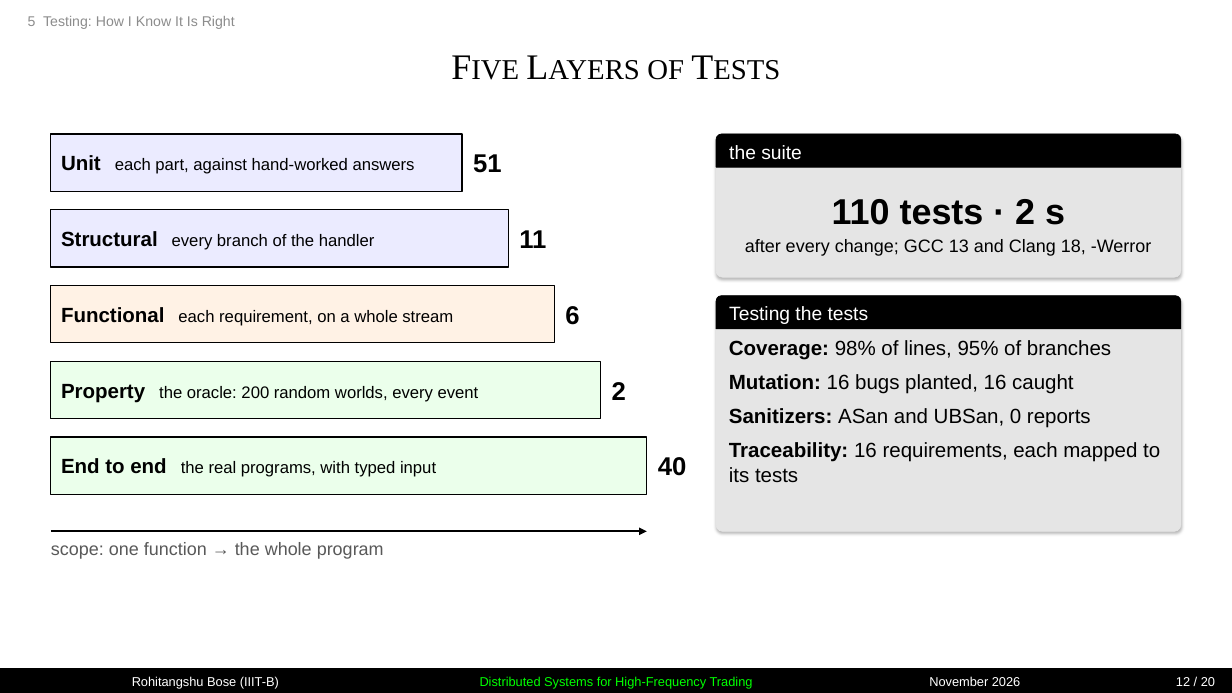
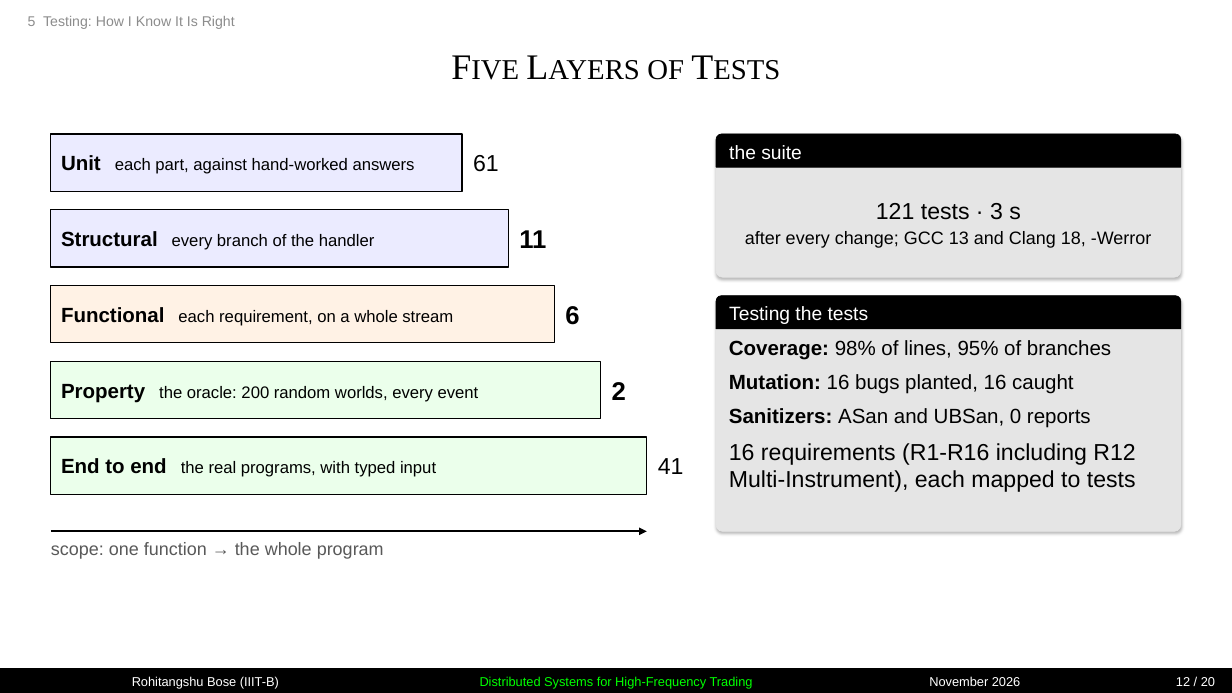
Before and after one commit to Rohitangshu2026/market-data-feed-handler, a slide deck: slide 12 of docs/feed-handler-deck.pptx. Drawn at 1232x693 pixels with LibreOffice and Linux fonts; fonts in the diff are those of the drawing. Boxes give left, top, right and bottom in pixels: in the first picture for what was removed or moved away, otherwise in the second. Text is boxed around its words. In the diff, an @@ line names an element or a change of style, - is before the commit and + after.

Commit message:
docs: update PowerPoint presentation deck with multi-instrument architecture
- Update slide count: exactly 20 slides under 7 outlines matching clean style
- Integrate Multi-Instrument partitioning architecture and flow (MultiExchange,
  MultiFeedHandler, MultiLossyLink)
- Update test suite metrics: 121 automated tests, 16/16 mutants caught, ASan clean
- Add 'feed_demo multi' to failure cases & live demo table
- Emphasize enterprise value drivers, reproducible seed replay and GPL-3.0 license

```diff
--- a/docs/feed-handler-deck.pptx
+++ b/docs/feed-handler-deck.pptx
@@ text at (x1=473, y1=155, x2=499, y2=172): text changed; size 20 to 18 pt; bold off @@
-51
+61
@@ text at (x1=876, y1=203, x2=1021, y2=220): text changed; size 28 to 18 pt; bold off @@
-110 tests · 2 s
+121 tests · 3 s
@@ text at (x1=729, y1=443, x2=1136, y2=492): text changed; size 16 to 18 pt @@
-Traceability: 16 requirements, each mapped to its tests
+16 requirements (R1-R16 including R12 Multi-Instrument), each mapped to tests
@@ text at (x1=658, y1=458, x2=684, y2=474): text changed; size 20 to 18 pt; bold off @@
-40
+41
```
Also in this commit, not shown: 9 other slides changed, 1 other file.
